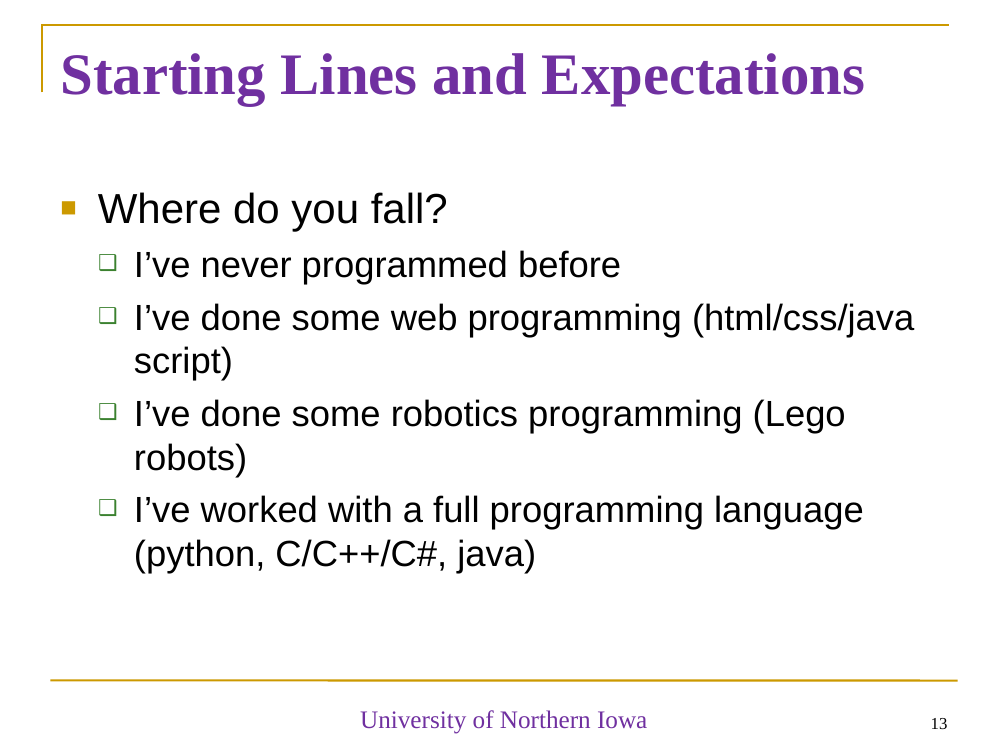
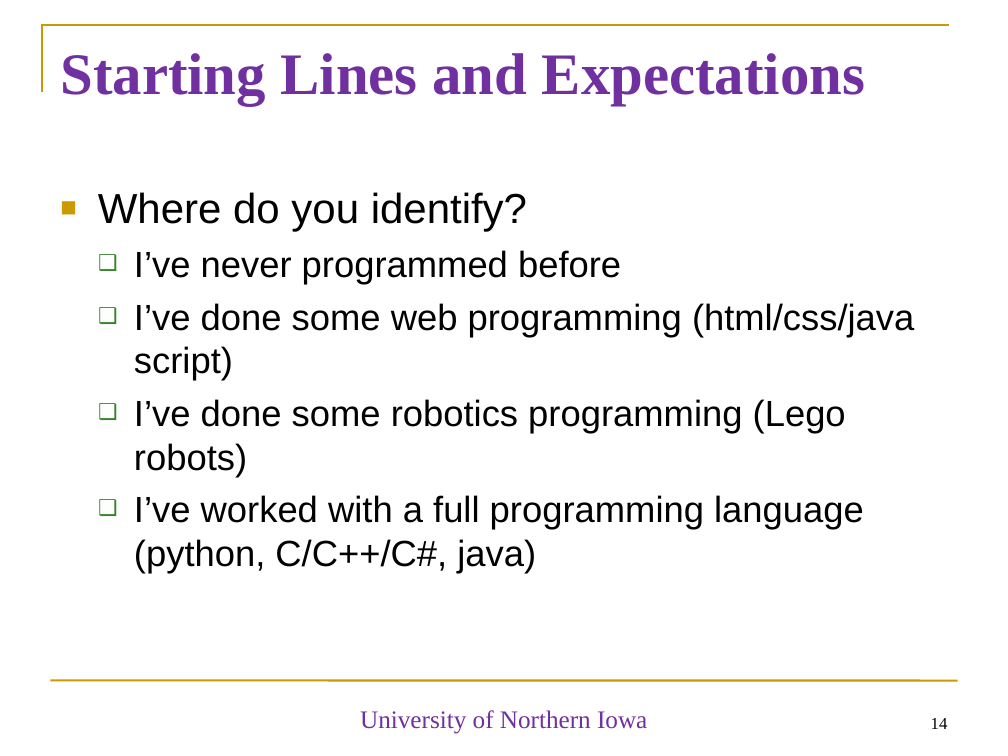
Before and after one commit to diesburg/cs1510_sp26, a slide deck: slide 14 of sessions/intro/intro.ppt (slide 13 before the commit). Drawn at 1008x756 pixels with LibreOffice and Linux fonts; fonts in the diff are those of the drawing. Boxes give left, top, right and bottom in pixels: in the first picture for what was removed or moved away, otherwise in the second. Text is boxed around its words. In the diff, an @@ line names an element or a change of style, - is before the commit and + after.

```diff
--- a/sessions/intro/intro.ppt
+++ b/sessions/intro/intro.ppt
@@ text at (x1=98, y1=192, x2=527, y2=232): text changed @@
-■ Where do you fall?
+■ Where do you identify?
@@ page number at (x1=931, y1=718, x2=948, y2=729): text changed @@
-13
+14
```
Also in this commit, not shown: 3 other slides changed, 1 slide added, 1 other file.
